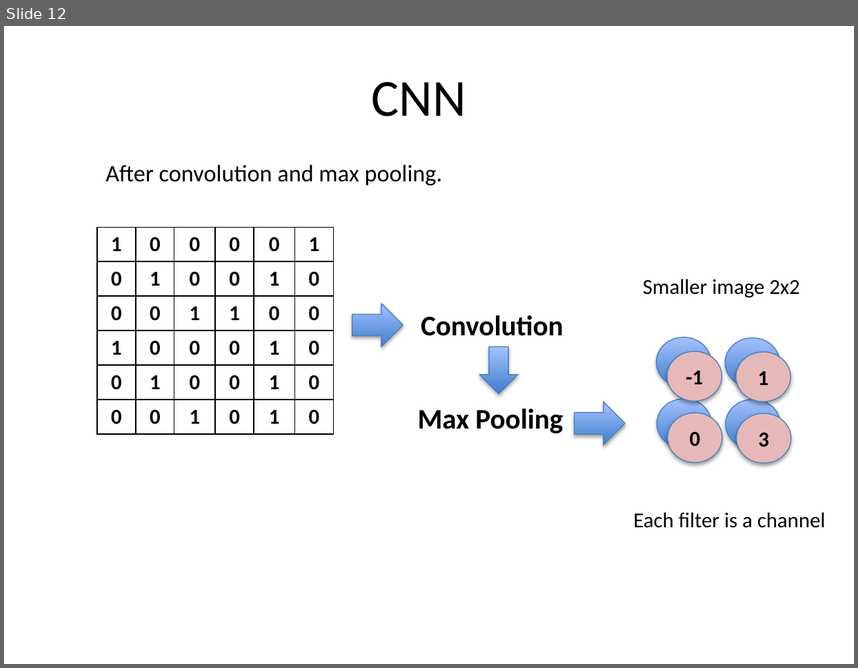
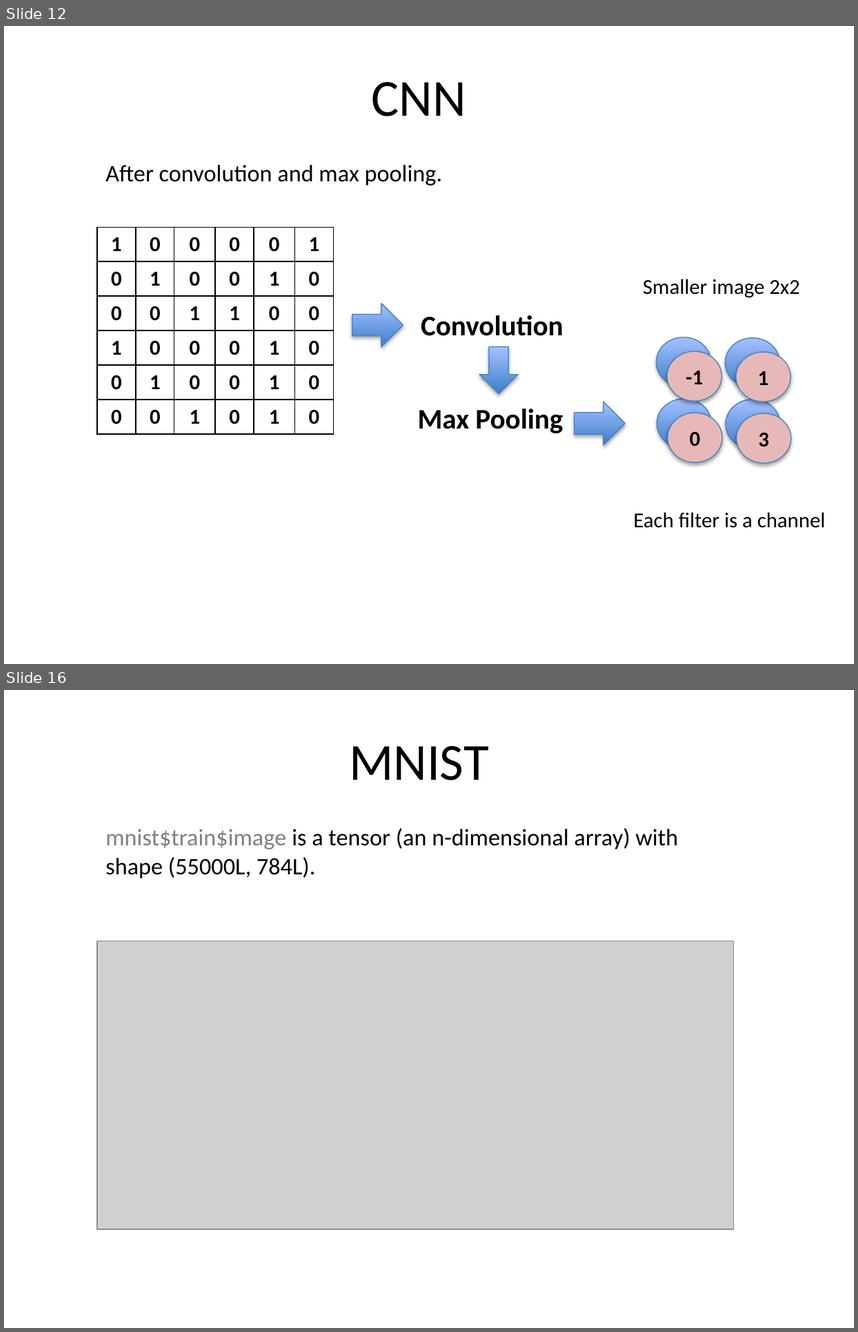
Before and after one commit to haozhestat/DeepLearning-Tensorflow, a slide deck: presentation.pptx. Shown one above the other, each under a label of ours: slide 12 before the commit, slides 12 and 16 after it; the slides between them are not shown. The pictures are 858x668 and 858x1332 pixels, drawn with LibreOffice and Linux fonts; fonts in the diff are those of the drawing; grey boxes stand for pictures. Boxes give left, top, right and bottom in pixels: in the first picture for what was removed or moved away, otherwise in the second. Text is boxed around its words. In the diff, an @@ line names an element or a change of style, - is before the commit and + after.

```diff
--- a/presentation.pptx
+++ b/presentation.pptx
@@ slide 16 added at (x1=4, y1=690, x2=854, y2=1328), background #FFFFFF @@
@@ title added at (x1=349, y1=746, x2=489, y2=780), 44 pt, text #000000 @@
+MNIST
@@ subtitle added at (x1=105, y1=828, x2=678, y2=878), 20 pt, text #000000 @@
+mnist$train$image is a tensor (an n-dimensional array) with shape (55000L, 784L).
@@ picture added at (x1=98, y1=940, x2=734, y2=1229) @@
```
Also in this commit, not shown: 1 slide changed, 10 other slides added, 1 slide removed.
